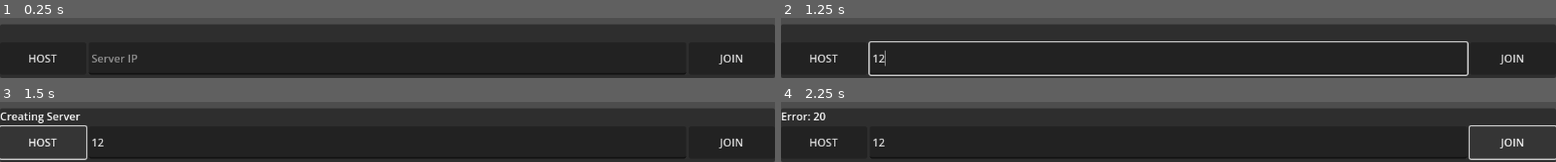
Above: before the commit, frames 1-4 (two rows, left to right).
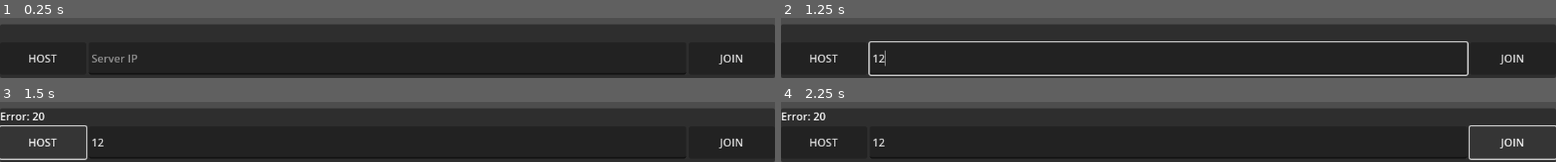
Above: after the commit, the same moments.

Repository: RyanRemer/multiplayer_722
Game: Godot game, scene res://scene/main.tscn
Same seed, same stepped clock (60 frames per second), same inputs: the game is played once before the commit and once after it.
Inputs (mouse positions are in pixels of both pictures, inside the frame that each line leads up to):
- Up to frame 1 (0.25 s): no input
- Up to frame 2 (1.25 s): click (1168, 58) at 0.52 s; type "12" at 0.6 s
- Up to frame 3 (1.5 s): click "HOST" at 1.25 s
- Up to frame 4 (2.25 s): click "JOIN" at 2 s

Frames 1-2 are identical in both runs. In frame 3, 0.8% of the frame differs, in the area x 0-11%, y 16-36%; in frame 4, nothing differs.
Error before the commit: Invalid access to property or key 'message_text' on a base object of type 'int'. (res://script/multiplayer_gui.gd:57)

Commit message:
But you can use threads if you are tricky

Diff:
--- a/script/multiplayer_gui.gd
+++ b/script/multiplayer_gui.gd
@@ -9,6 +9,7 @@
 var packet = {};
 var thread: Thread = Thread.new();
 var mutex: Mutex = Mutex.new();
+var run_thread = true;
 
 var info = {
 		"count": 0,
@@ -18,10 +19,10 @@
 func _ready():
 	_set_data("info", info);
 	multiplayer.server_disconnected.connect(_server_disconnected);
-	thread.start(thread_loop);
 
 func _exit_tree():
-	thread.free();
+	run_thread = false;
+	thread.wait_to_finish();
 
 func _set_data(key, value):
 	mutex.lock();
@@ -32,15 +33,21 @@
 	if Input.is_action_just_pressed("ui_accept"):
 		info["count"] += 1;
 		_set_data("info", info);
+		thread.start(thread_loop);
 
 func thread_loop():
-	mutex.lock()
-	var serialized = var_to_str(packet);
-	mutex.unlock();
+	while(run_thread):
+		mutex.lock()
+		var serialized = var_to_str(packet);
+		mutex.unlock();
 
+		_send_to_server.call_deferred(serialized);
+		await get_tree().create_timer(5.0).timeout;
+
+func _send_to_server(serialized):
 	_get_packet.rpc_id(1,serialized);
 
-@rpc("any_peer")
+@rpc("any_peer", "call_local")
 func _get_packet(packet):
 	var data = str_to_var(packet);
 	print(str(multiplayer.get_unique_id()) + ": Recieved " + str(data) + " from " + str(multiplayer.get_remote_sender_id()))
@@ -54,7 +61,7 @@
 	var peer = ENetMultiplayerPeer.new();
 	var error = peer.create_server(5656);
 	if error != OK:
-		message_label.text = "Error: " + str(error.message_text);
+		message_label.text = "Error: " + str(error);
 		return;
 
 	multiplayer.multiplayer_peer = peer;
